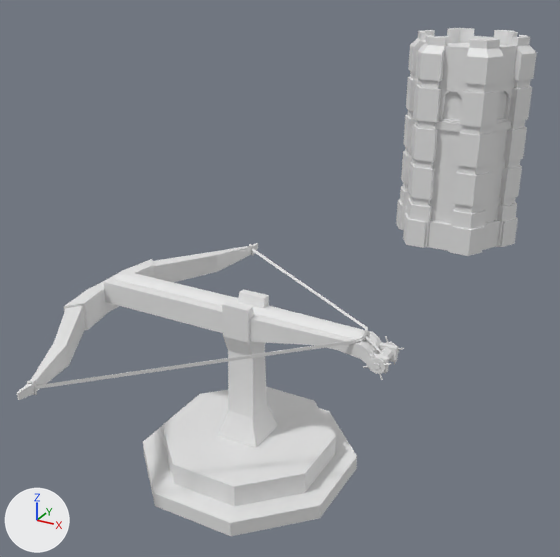
A saved change to the Blender file Models/Ballista Tower L1.blend.
Rendered twice from a 50 mm lens placed at (3.9, -6.34, 5.28), pointed at (-0.89, 2.37, 0.93). The axes (+X, +Y, +Z) are drawn at lower left. The lights are the same throughout.
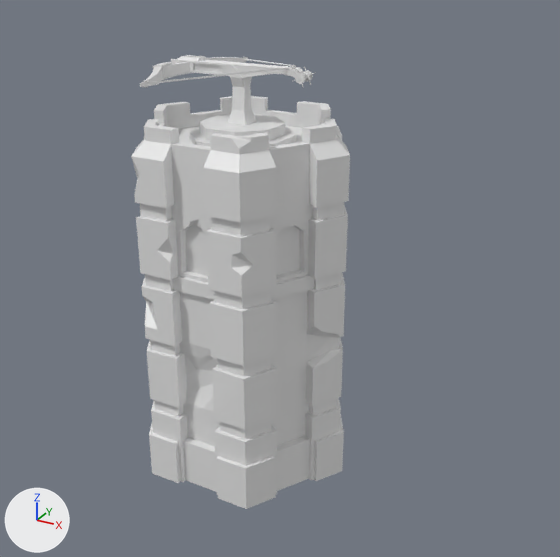
Commit message: Finished Ballista Tower L1

Where the newer file only moved an object's origin or applied its transform, the numbers keep the older frame.

Where the change shows, as pixel boxes [x1, y1, x2, y2] in the pictures (560 x 557 px):
'Ballista Tower', added: after [131, 96, 350, 509]
'Cylinder', reshaped, moved, modifiers changed (54% narrower, 67% shorter): before [17, 243, 404, 507]; after [140, 55, 316, 141]
'Tower attempt 4', deleted: before [396, 28, 537, 256]
'Cylinder.001', mesh rescaled: before [143, 408, 357, 536]; after [189, 127, 296, 147]
part 2 of me_cylinder, deleted: before [27, 244, 383, 395]
part 3 of me_cylinder, deleted: before [17, 243, 258, 400]
part 4 of me_cylinder, built on: before [104, 271, 404, 507]; after [140, 55, 316, 141]

Patch to the scene script:
```diff
--- a/Models/Ballista Tower L1.blend.py
+++ b/Models/Ballista Tower L1.blend.py
@@ me_cylinder_001 @@
 me_cylinder_001.from_pydata(...)  # 17 vertices, 16 faces; spans x -1.25..1.25, y -1.25..1.25, z -2.35..-1.0
 # used by ob_cylinder_001; location = (0.0, 0.0, 0.0); rotation_euler = (0.0, 0.0, 0.393), in degrees (0, 0, 23); scale = (1.0, 1.0, 0.127)
+# me_cylinder_001 part 1: the whole mesh is scaled about its middle by 0.418, then moved by (0.0, 0.0, 29.38)
@@ me_cylinder @@
 # used by ob_cylinder; location = (0.0, 0.0, 0.0)
-me_cylinder.from_pydata(...)  # 302 vertices, 303 faces; spans x -1.95..1.72, y -2.17..0.0, z -0.13..1.78
+me_cylinder.from_pydata(...)  # 651 vertices, 728 faces; spans x -0.81..0.74, y -0.91..0.91, z -0.05..0.63
+# me_cylinder part 2: the loose piece of 61 vertices spanning x -1.18..1.57, y -2.02..0.0, z 1.36..1.73 is deleted
+# me_cylinder part 3: the loose piece of 40 vertices spanning x -1.95..-1.1, y -2.17..0.0, z 1.27..1.6 is deleted
+# me_cylinder part 4: 201 vertices removed from x -1.79..1.72, y -0.92..0.0, z -0.13..1.78; 651 vertices added at x -0.81..0.74, y -0.91..0.91, z -0.05..0.63
@@ me_cylinder_008_1 @@
+me_cylinder_008_1.from_pydata(...)  # 914 vertices, 938 faces, 1 loose edge; spans x -1.18..1.18, y -1.03..1.03, z 0.0..3.73
@@ ob_cylinder @@
 ob_cylinder = bpy.data.objects.new('Cylinder', me_cylinder)
-ob_cylinder.location = (0.0, 0.0, 0.0)
-_m = ob_cylinder.modifiers.new('Mirror', 'MIRROR')
-_m.use_axis = (False, True, False)
-_m.use_clip = True
+ob_cylinder.location = (0.0, 0.0, 3.6)
@@ ob_tower_attempt_4 @@
-ob_tower_attempt_4 = bpy.data.objects.new('Tower attempt 4', me_cylinder_008)
-ob_tower_attempt_4.location = (0.0, 7.77, 0.0)
@@ ob_ballista_tower @@
+ob_ballista_tower = bpy.data.objects.new('Ballista Tower', me_cylinder_008_1)
+ob_ballista_tower.location = (0.0, 0.0, 0.0)
```
